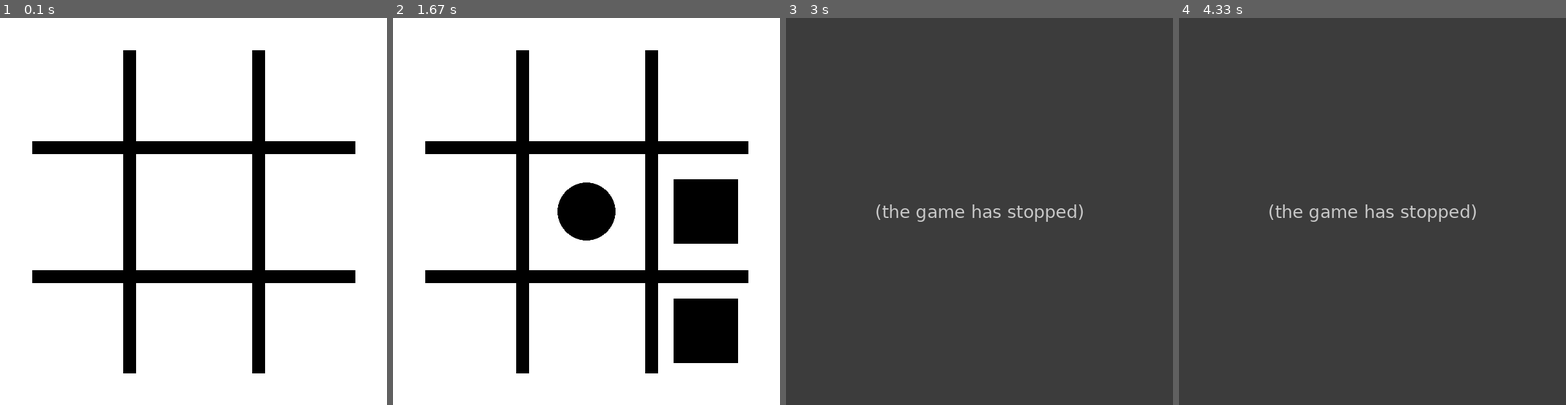
Above: before the commit, frames 1-4 (left to right).
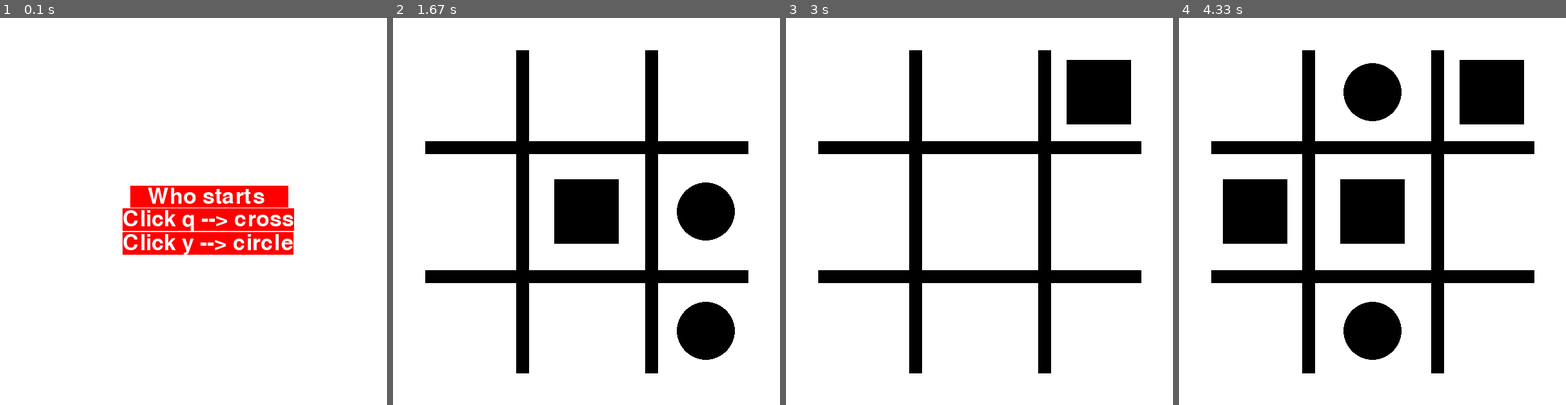
Above: after the commit, the same moments.

Repository: OskarProgrammer/TicTacToePyGame
Game: pygame game, started from game.py
Same seed, same stepped clock (60 frames per second), same inputs: the game is played once before the commit and once after it.
Inputs (mouse positions are in pixels of both pictures, inside the frame that each line leads up to):
- Up to frame 1 (0.1 s): no input
- Up to frame 2 (1.67 s): tap Y at 0.33 s; press the mouse at (644, 76) at 0.7 s; move the mouse to (687, 211) at 0.8 s; release the mouse at (725, 346) at 0.93 s; press the mouse at (470, 95) at 1.03 s; move the mouse to (501, 165) at 1.13 s; release the mouse at (536, 238) at 1.27 s; press the mouse at (582, 211) at 1.37 s; move the mouse to (621, 211) at 1.47 s; release the mouse at (663, 215) at 1.6 s
- Up to frame 3 (3 s): press the mouse at (975, 211) at 1.7 s; move the mouse to (936, 273) at 1.8 s; release the mouse at (894, 335) at 1.93 s; press the mouse at (975, 211) at 2.03 s; move the mouse to (1041, 157) at 2.13 s; release the mouse at (1103, 103) at 2.27 s; tap Keypad Enter at 2.33 s; tap Q at 2.67 s
- Up to frame 4 (4.33 s): click (1399, 358) at 3.05 s; click (1268, 196) at 3.38 s; click (1411, 68) at 3.72 s; click (1337, 250) at 4.05 s

The runs differ from the first frame. In frame 1, 16% of the frame differs, in the area x 8-92%, y 8-92%; in frame 2, 3.1%; in frame 3, 100%, in the area x 0-100%, y 0-100%; in frame 4, 100%.
Error before the commit: AttributeError: 'Game' object has no attribute 'winning_screen' (game.py line 35); the game stopped at 2.32 s (later frames are placeholders)

Commit message:
Adding choosing the first player

Diff:
--- a/game.py
+++ b/game.py
@@ -10,6 +10,10 @@
         self.kolej = "cross"
         self.zajete = []
         self.generator = []
+
+        self.RUNNING = True
+
+        self.starting_screen()
 
         self.RUNNING = True
 
@@ -41,6 +45,71 @@
             self.fps()
 
         pygame.quit()
+
+    def starting_screen(self):
+        self.background()
+
+        width = self.screen.get_width()/4
+        height = self.screen.get_height()/2
+
+        self.font = pygame.font.SysFont('comicsans', 50)
+
+        self.label = self.font.render(f'   Who starts    ', 1, "white", "red")
+        self.label2 = self.font.render(f'Click q --> cross', 1, "white", "red")
+        self.label3 = self.font.render(f'Click y --> circle', 1, "white", "red")
+
+        x = 40
+        self.screen.blit(self.label, (width+52, height-x))
+        self.screen.blit(self.label2, (width+40, height+35-x))
+        self.screen.blit(self.label3, (width+40, height+72-x))
+
+        pygame.display.flip()
+
+        while self.RUNNING:
+            self.choice = pygame.key.get_pressed()
+
+            for event in pygame.event.get():
+                if self.choice[pygame.K_q]:
+                    self.kolej = "cross"
+                    self.RUNNING = False
+
+                elif self.choice[pygame.K_y]:
+                    self.kolej = "circle"
+                    self.RUNNING = False
+
+                elif self.choice[pygame.K_ESCAPE] or event.type == pygame.QUIT:
+                    pygame.quit()
+
+
+    def winning_screen(self):
+        width = self.screen.get_width()/4
+        height = self.screen.get_height()/2
+
+        self.font = pygame.font.SysFont('comicsans', 50)
+
+        self.label = self.font.render(f'    WON {self.winner}    ', 1, "white", "red")
+        self.label2 = self.font.render(f'Click y to play again', 1, "white", "red")
+        self.label3 = self.font.render(f'Click q to leave', 1, "white", "red")
+
+        x = 40
+        self.screen.blit(self.label, (width+50, height-x))
+        self.screen.blit(self.label2, (width, height+35-x))
+        self.screen.blit(self.label3, (width+50, height+72-x))
+
+        pygame.display.flip()
+
+        while self.RUNNING:
+            self.choice = pygame.key.get_pressed()
+
+            for event in pygame.event.get():
+                if self.choice[pygame.K_y] or self.choice[pygame.K_KP_ENTER]:
+                    self.zajete = []
+                    self.generator = []
+                    self.run()
+                    self.loop()
+
+                elif self.choice[pygame.K_n] or self.choice[pygame.K_ESCAPE] or self.choice[pygame.K_q] or event.type == pygame.QUIT:
+                    pygame.quit()
 
     def isWin(self):
         wygrane = [["1","2","3"],["4","5","6"],["7","8","9"],["1","4","7"],["2","5","8"],["3","6","9"],["1","5","9"],["3","5","7"]]
